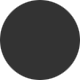
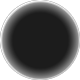
Two versions of the same layered image (80px x 80px). Layer-by-layer changes:
added layer "Layer 2" above "Layer 1" over (x1=0, y1=0, x2=80, y2=80)
hid "Layer 1" over (x1=0, y1=0, x2=80, y2=80)
